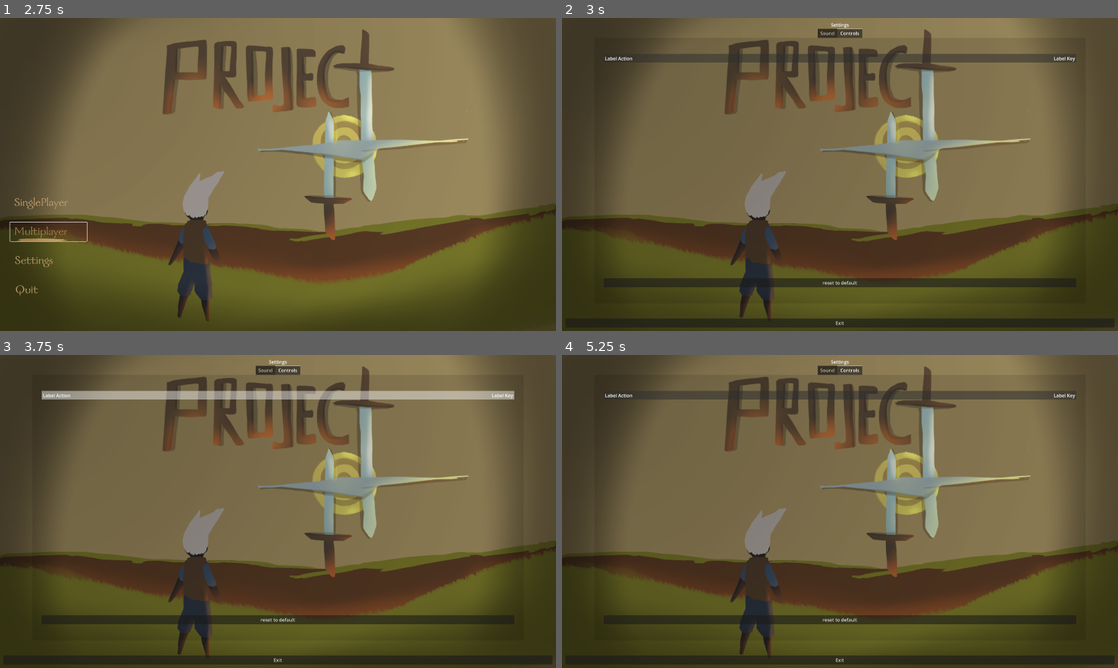
Above: before the commit, frames 1-4 (two rows, left to right).
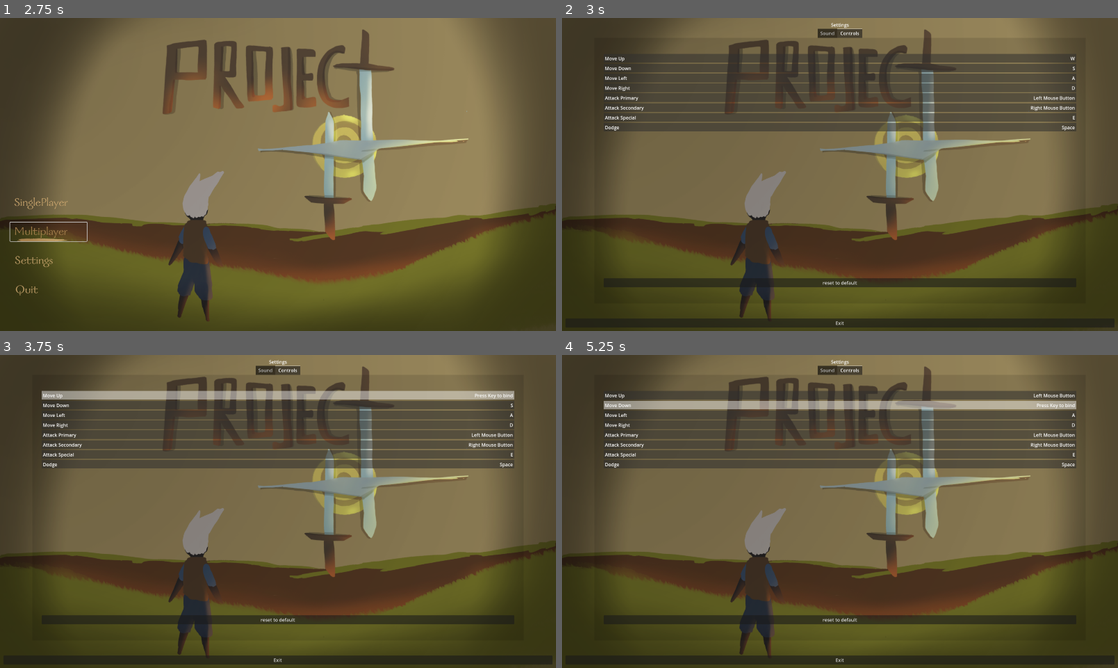
Above: after the commit, the same moments.

Repository: bradlycarpenter/Project-H-Phase-2
Game: Godot game, scene res://local_assets/ui/main_menu/src/main_menu.tscn
Same seed, same stepped clock (60 frames per second), same inputs: the game is played once before the commit and once after it. This scene is started directly instead of the project's main scene.
Inputs (mouse positions are in pixels of both pictures, inside the frame that each line leads up to):
- Up to frame 1 (2.75 s): click (50, 202) at 0.5 s; click (50, 202) at 1.25 s; click (50, 230) at 2 s
- Up to frame 2 (3 s): click (612, 262) at 2.75 s
- Up to frame 3 (3.75 s): click (278, 395) at 3.52 s
- Up to frame 4 (5.25 s): click (840, 395) at 4.27 s; click (840, 405) at 5.02 s

Frame 1 is identical in both runs. In frame 2, 14% of the frame differs, in the area x 7-93%, y 12-37%; in frame 3, 14%; in frame 4, 15%.
Error before the commit: Parse Error: Preload file "res://local_assets/main_menu/src/input_button.tscn" does not exist. (res://local_assets/ui/main_menu/src/rebind_settings.gd:3)

Commit message:
update/changed-rebind-resource

Diff:
--- a/local_assets/ui/main_menu/src/audio_slider_settings.gd
+++ b/local_assets/ui/main_menu/src/audio_slider_settings.gd
@@ -1,13 +1,17 @@
 extends Control
 
+##Variables
 var bus_index : int = 0
 
+##Containers
 @onready var audio_name_lbl := $HBoxContainer/Audio_Name_Lbl
 @onready var audio_num_lbl := $HBoxContainer/Audio_Num_Lbl
 @onready var h_slider := $HBoxContainer/HSlider
 
+##Exports
 @export_enum("Master","Music","SFX","Menu","Dialogue") var bus_name : String
 
+#region Functions
 func on_value_changed(value : float) -> void:
 	AudioServer.set_bus_volume_db(bus_index, linear_to_db(value))
 	set_audio_num_label_text()
@@ -24,7 +28,9 @@
 func set_slider_value() -> void:
 	h_slider.value = db_to_linear(AudioServer.get_bus_volume_db(bus_index))
 	set_audio_num_label_text()
+#endregion
 
+##Callbacks
 func _ready():
 	h_slider.value_changed.connect(on_value_changed)
 	get_bus_name_by_index()
--- a/local_assets/ui/main_menu/src/main_menu.gd
+++ b/local_assets/ui/main_menu/src/main_menu.gd
@@ -1,19 +1,24 @@
 class_name MainMenu
 extends Control
 
+##Buttons
 @onready var start_button: Button = $MarginContainer/HBoxContainer/VBoxContainer/start_button
 @onready var multi_player_button: Button = $MarginContainer/HBoxContainer/VBoxContainer/multi_player_button
 @onready var option_button: Button = $MarginContainer/HBoxContainer/VBoxContainer/option_button
 @onready var exit_button: Button = $MarginContainer/HBoxContainer/VBoxContainer/exit_button
+
+##Sound
+@onready var audio_stream_player_2d: AudioStreamPlayer2D = $MusicStreamPlayer/AudioStreamPlayer2D
+
+##Containers
 @onready var margin_container := $MarginContainer
 @onready var pup_option_menu: SettingMenu = $pup_option_menu
-@onready var audio_stream_player_2d: AudioStreamPlayer2D = $MusicStreamPlayer/AudioStreamPlayer2D
+
+##Export Scenes
 @export_file("*.tscn") var single_lvl
 @export_file("*.tscn") var multiplayer_lvl
 
-#const LEVEL_1 = preload(Level)
-
-
+#region Functions
 func on_start_pressed() -> void:
 	audio_stream_player_2d.play()
 	await get_tree().create_timer(0.2).timeout
@@ -36,7 +41,9 @@
 func on_exit_option_menu() -> void:
 	margin_container.visible = true
 	pup_option_menu.visible = false
+#endregion
 
+#Connections
 func handle_connecting_signals() -> void:
 	start_button.button_down.connect(on_start_pressed)
 	multi_player_button.button_down.connect(on_multi_player_button)
@@ -44,5 +51,6 @@
 	exit_button.button_down.connect(on_exit_pressed)
 	pup_option_menu.exit_options_menu.connect(on_exit_option_menu)
 
+#Callbacks
 func _ready():
 	handle_connecting_signals()
--- a/local_assets/ui/main_menu/src/pup_option_menu.gd
+++ b/local_assets/ui/main_menu/src/pup_option_menu.gd
@@ -6,12 +6,13 @@
 
 signal exit_options_menu
 
-
-func _ready():
-	exit_button.button_down.connect(on_exit_pressed)
-	set_process(false)#disables button after clicked until proscess true
-
+##Functions
 func on_exit_pressed() -> void:
 	audio_stream_player_2d.play()
 	exit_options_menu.emit()
 	set_process(false)
+
+##Callbacks
+func _ready():
+	exit_button.button_down.connect(on_exit_pressed)
+	set_process(false)#disables button after clicked until proscess true
--- a/local_assets/ui/main_menu/src/rebind_settings.gd
+++ b/local_assets/ui/main_menu/src/rebind_settings.gd
@@ -1,13 +1,18 @@
 extends Control
 
-const input_button = preload("res://local_assets/main_menu/src/input_button.tscn")
+##Resource
+const input_button = preload("res://local_assets/ui/main_menu/src/input_button.tscn")
+
+##Containers
 @onready var action_list: VBoxContainer = $PanelContainer/MarginContainer/VBoxContainer/ScrollContainer/ActionList
 
-
+##Variables
 var is_remapping = false
 var action_to_remap = null
 var remapping_buton = null
 
+
+#region Data Structure
 var input_actions = {
 	"p1_move_up": "Move Up",
 	"p1_move_down": "Move Down",
@@ -18,10 +23,9 @@
 	"p1_attack_special": "Attack Special",
 	"p1_dodge": "Dodge"
 }
+#endregion
 
-func _ready() -> void:
-	_create_action_list()
-
+#region Functions
 func _create_action_list():
 	InputMap.load_from_project_settings()
 	for item in action_list.get_children():
@@ -68,6 +72,12 @@
 
 func _update_action_list(button, event):
 	button.find_child("LabelInput").text = event.as_text().trim_suffix(" (Physical)")
+#endregion
 
+##Connections
 func _on_reset_button_pressed() -> void:
 	_create_action_list()
+
+##Callbacks
+func _ready() -> void:
+	_create_action_list()
--- a/local_assets/ui/pause_menu/src/pause_menu.gd
+++ b/local_assets/ui/pause_menu/src/pause_menu.gd
@@ -1,9 +1,13 @@
 extends Control
 
+##Containers
 @onready var margin_container: MarginContainer = $MarginContainer
 @onready var option_pause_menu: Option_pause_menu = $option_pause_menu
+
+##Exports
 @export_file("*.tscn") var main_menu
 
+#region Functions
 
 func resume():
 	margin_container.visible = false
@@ -20,11 +24,11 @@
 		resume()
 
 func change_a_scene_manually():
+#endregion
 	get_tree().paused = false
 	get_tree().change_scene_to_file(main_menu)
 
-
-
+#region Connections
 func _on_resume_pressed() -> void:
 	resume()
 
@@ -45,8 +49,10 @@
 	change_a_scene_manually()
 
 func handle_connecting_signals() -> void:
+#endregion
 	option_pause_menu.exit_options_menu.connect(on_exit_option_menu)
 
+##Callbacks
 func _ready() -> void:
 	handle_connecting_signals()
 
--- a/local_assets/ui/pause_menu/src/pause_menu_option.gd
+++ b/local_assets/ui/pause_menu/src/pause_menu_option.gd
@@ -1,14 +1,18 @@
 class_name Option_pause_menu
 extends Control
 
+##Containers
 @onready var exit_button: Button = $MarginContainer/VBoxContainer/exit_button
 
+##Signals
 signal exit_options_menu
 
+##Functions
+func on_exit_pressed() -> void:
+	exit_options_menu.emit()
+	set_process(false)
+
+##Callbacks
 func _ready():
 	exit_button.button_down.connect(on_exit_pressed)
 	set_process(false)#disables button after clicked until proscess true
-
-func on_exit_pressed() -> void:
-	exit_options_menu.emit()
-	set_process(false)
